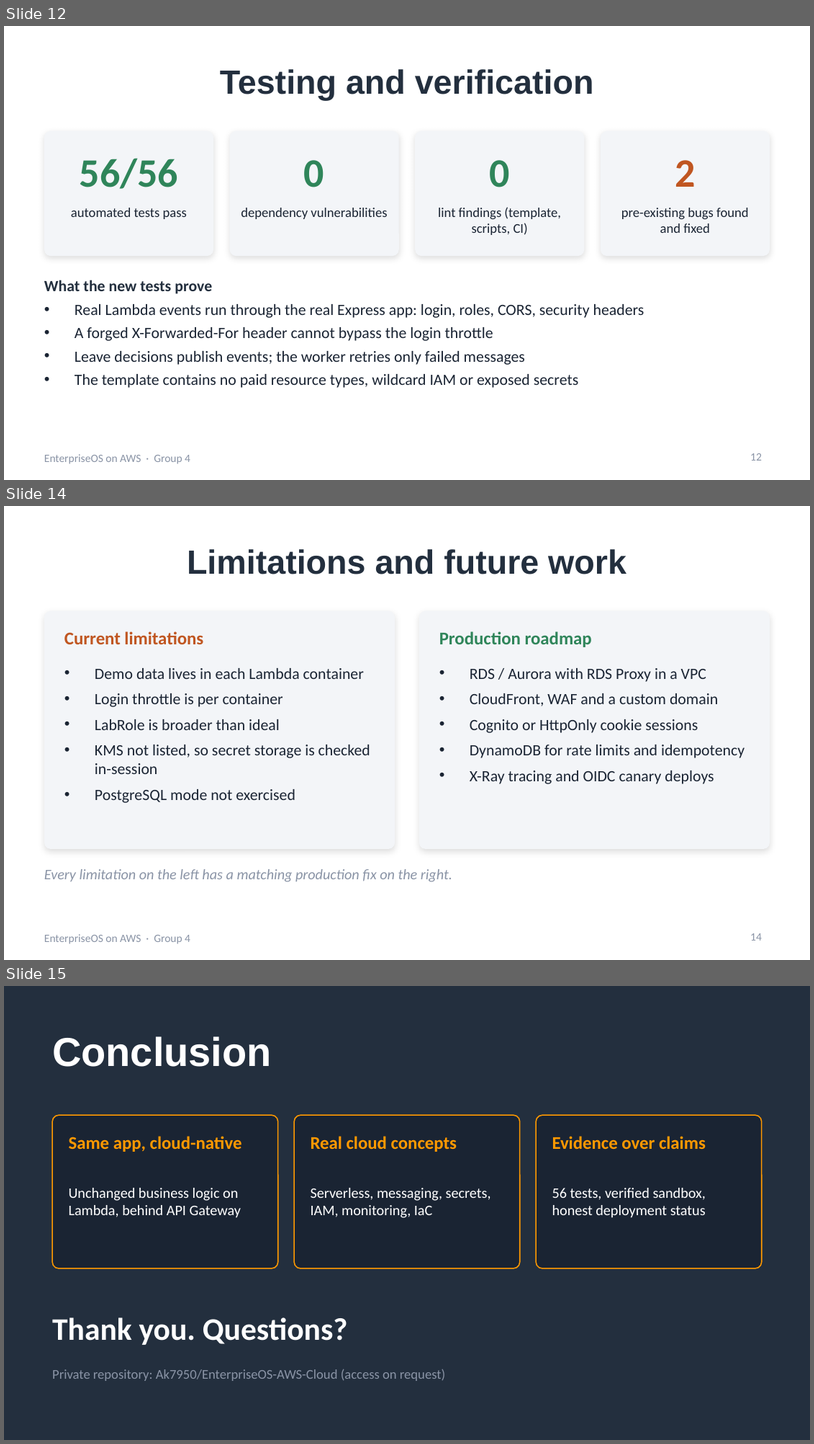
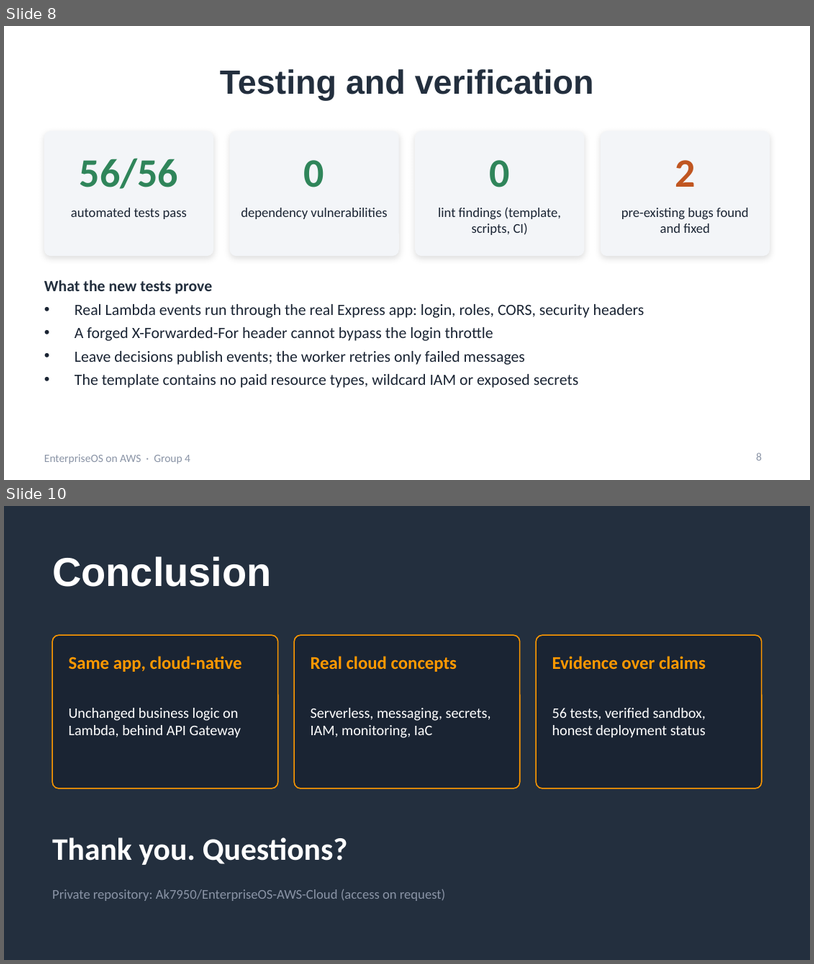
Before and after one commit to Ak7950/EnterpriseOS-AWS-Cloud, a slide deck: presentation/EnterpriseOS-AWS-Presentation.pptx. Shown one above the other, each under a label of ours: slides 12, 14 and 15 before the commit, slides 8 and 10 after it; the slides between them are not shown. The pictures are 814x1444 and 814x964 pixels, drawn with LibreOffice and Linux fonts; fonts in the diff are those of the drawing. Boxes give left, top, right and bottom in pixels: in the first picture for what was removed or moved away, otherwise in the second. Text is boxed around its words. In the diff, an @@ line names an element or a change of style, - is before the commit and + after.

```diff
--- a/presentation/EnterpriseOS-AWS-Presentation.pptx
+++ b/presentation/EnterpriseOS-AWS-Presentation.pptx
@@ slide 14 removed at [4,506,810,960], background #FFFFFF; not listed: 1 template element that a slide beside it also shows @@
@@ title removed at [187,549,627,574] @@
-Limitations and future work
@@ rounded rectangle removed at [44,611,395,849] @@
@@ rounded rectangle removed at [419,611,770,849] @@
@@ text removed at [64,631,203,644] @@
-Current limitations
@@ text removed at [440,631,592,647] @@
-Production roadmap
@@ text removed at [95,668,370,803] @@
-• Demo data lives in each Lambda container
-• Login throttle is per container
-• LabRole is broader than ideal
-• KMS not listed, so secret storage is checked in-session
-• PostgreSQL mode not exercised
@@ text removed at [470,668,745,784] @@
-• RDS / Aurora with RDS Proxy in a VPC
-• CloudFront, WAF and a custom domain
-• Cognito or HttpOnly cookie sessions
-• DynamoDB for rate limits and idempotency
-• X-Ray tracing and OIDC canary deploys
@@ text removed at [44,869,453,882] @@
-Every limitation on the left has a matching production fix on the right.
@@ page number removed at [751,933,762,940] @@
-14
@@ what was slide 12 is now slide 8 @@
@@ page number at [756,452,762,460]: text changed @@
-12
+8
@@ what was slide 15 is now slide 10 @@
```
Also in this commit, not shown: 4 slides changed, 1 slide added, 5 other slides removed, 15 other files.
